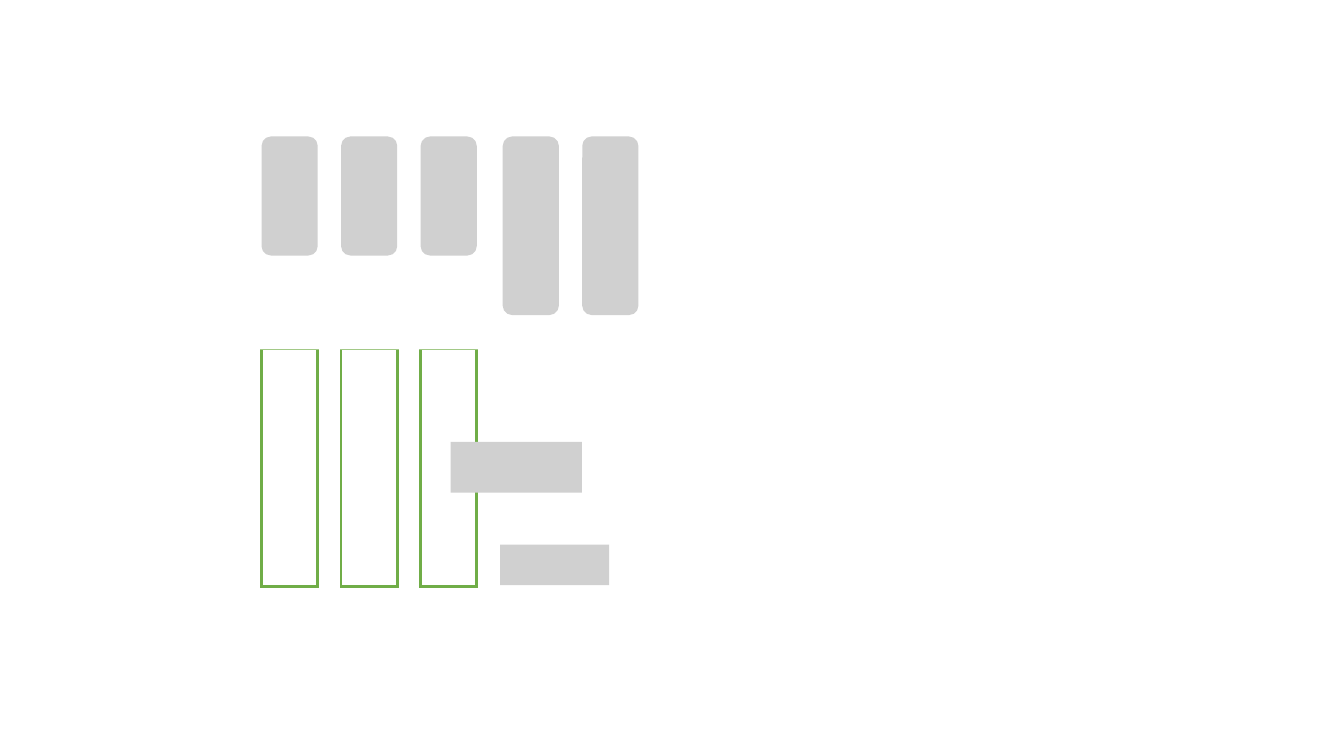
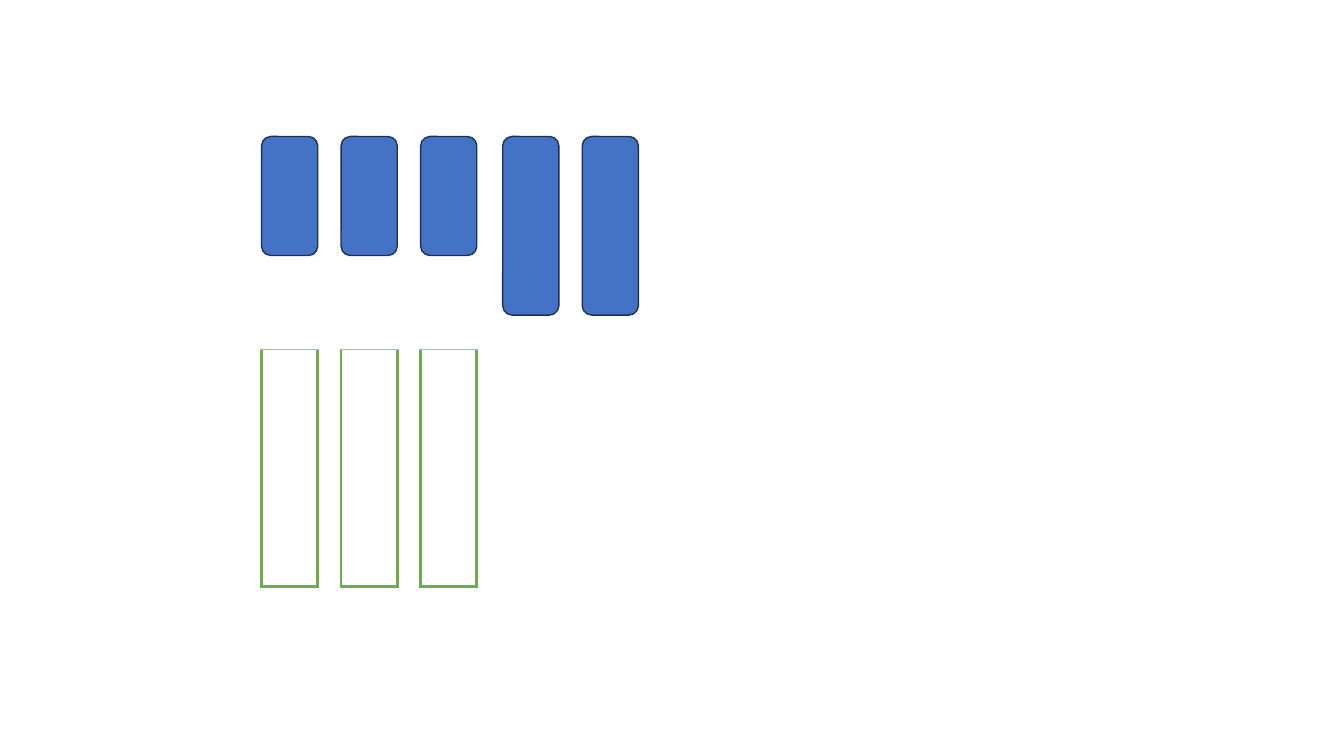
Before and after one commit to djanka2/oms-skript, a slide deck: slide 14 of sketches.pptx. Drawn at 1344x756 pixels with LibreOffice and Linux fonts; fonts in the diff are those of the drawing; grey boxes stand for pictures. Boxes give left, top, right and bottom in pixels: in the first picture for what was removed or moved away, otherwise in the second. Text is boxed around its words. In the diff, an @@ line names an element or a change of style, - is before the commit and + after.

```diff
--- a/sketches.pptx
+++ b/sketches.pptx
@@ group added at bbox=[261, 136, 639, 315]: 5 rounded rectangles @@
@@ group removed at bbox=[261, 136, 639, 585]: 7 pictures @@
```
Also in this commit, not shown: 12 other slides changed, 4 slides added, 22 other files.
